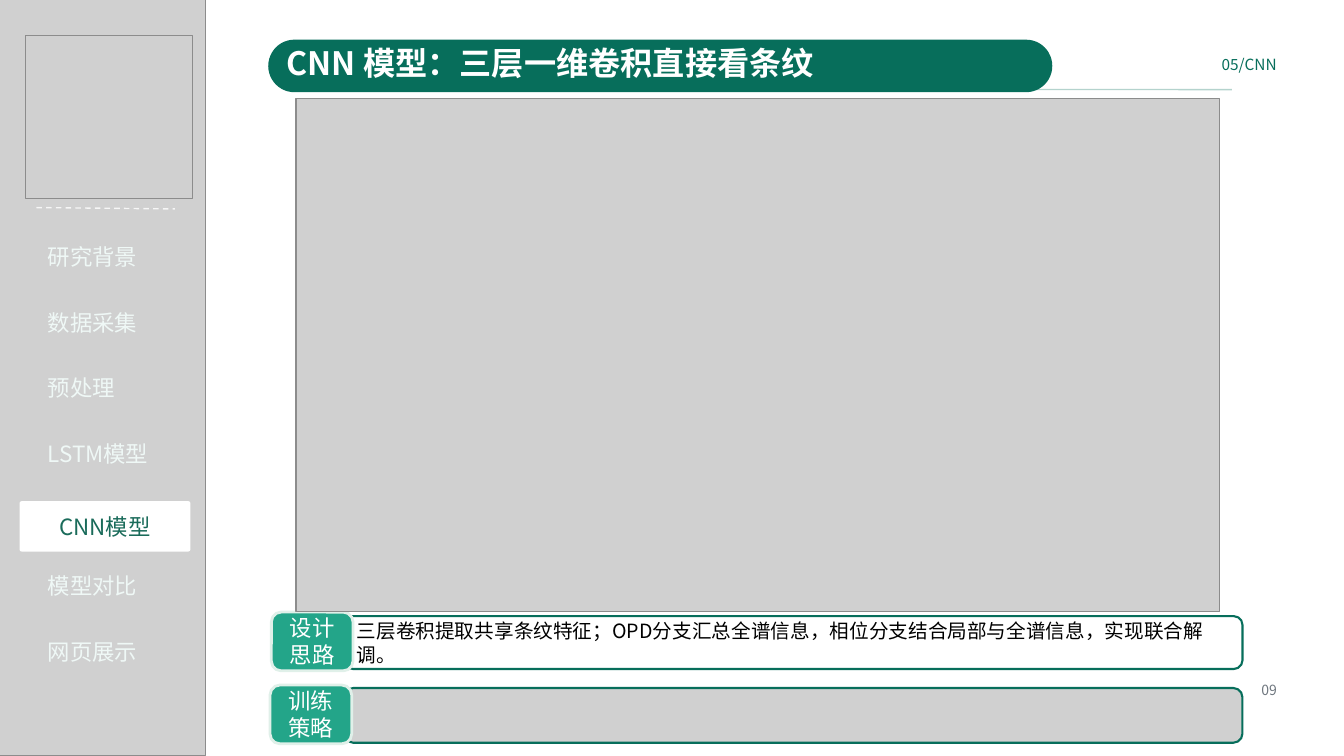
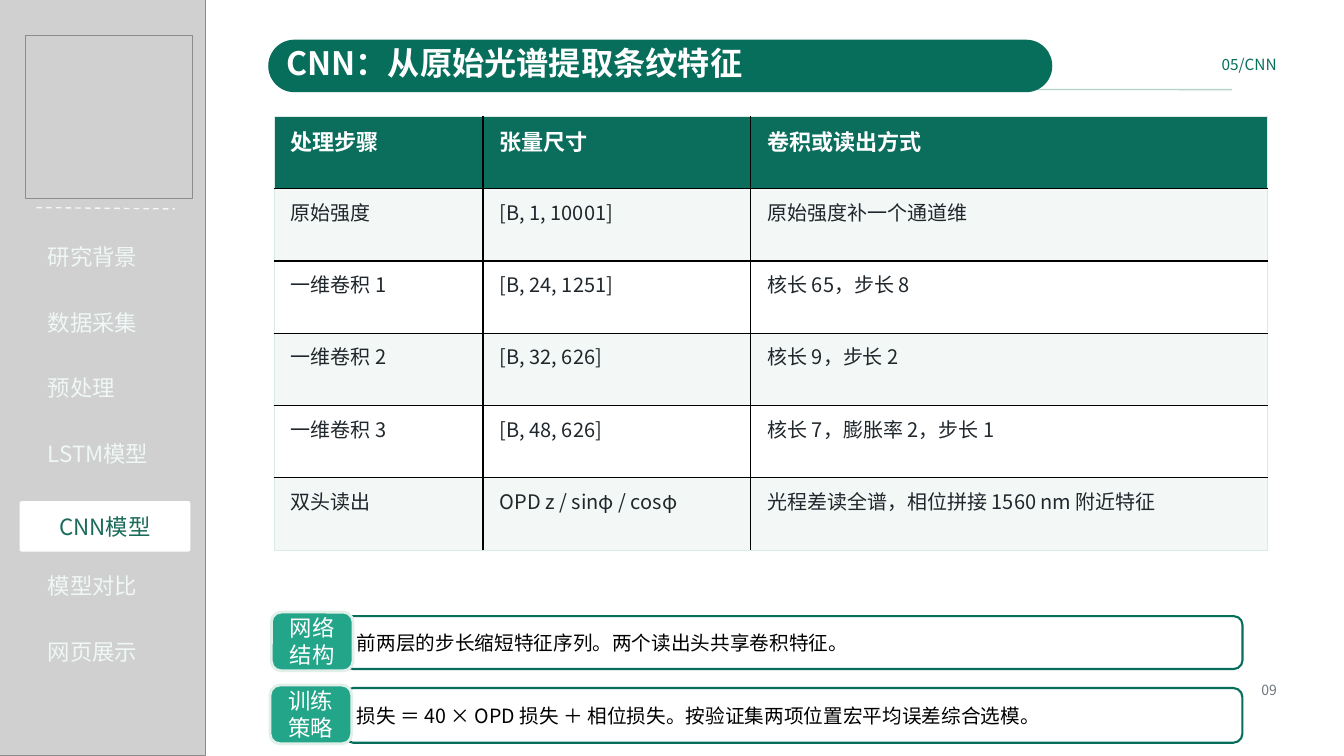
Before and after one commit to Kyson001/intelligent-demodulation-of-spectral-interference-signalsls, a slide deck: slide 9 of presentations/2.0.pptx. Drawn at 1344x756 pixels with LibreOffice and Linux fonts; fonts in the diff are those of the drawing; grey boxes stand for pictures. Boxes give left, top, right and bottom in pixels: in the first picture for what was removed or moved away, otherwise in the second. Text is boxed around its words. In the diff, an @@ line names an element or a change of style, - is before the commit and + after.

```diff
--- a/presentations/2.0.pptx
+++ b/presentations/2.0.pptx
@@ text at bbox=[286, 47, 742, 78]: text changed @@
-CNN 模型：三层一维卷积直接看条纹
+CNN：从原始光谱提取条纹特征
@@ table added at bbox=[274, 117, 1267, 551], 6 rows, 3 columns @@
+处理步骤 | 张量尺寸 | 卷积或读出方式
+原始强度 | [B, 1, 10001] | 原始强度补一个通道维
+一维卷积 1 | [B, 24, 1251] | 核长 65，步长 8
+一维卷积 2 | [B, 32, 626] | 核长 9，步长 2
+一维卷积 3 | [B, 48, 626] | 核长 7，膨胀率 2，步长 1
+双头读出 | OPD z / sinφ / cosφ | 光程差读全谱，相位拼接 1560 nm 附近特征
@@ picture removed at bbox=[296, 99, 1221, 612] @@
@@ text removed at bbox=[274, 619, 982, 663] @@
-关键改动：把 OPD 损失权重从 1 提到 100（α = 100）——测距是主任务，相位只是辅助约束。
-否则网络会把精力平均摊在两条支路上，测距精度上不去。
@@ text in rounded rectangle at bbox=[290, 617, 335, 665]: text changed @@
-设计思路
+网络结构
@@ text in rounded rectangle at bbox=[357, 633, 848, 652]: text changed @@
-三层卷积提取共享条纹特征；OPD分支汇总全谱信息，相位分支结合局部与全谱信息，实现联合解调。
+前两层的步长缩短特征序列。两个读出头共享卷积特征。
@@ picture removed at bbox=[345, 689, 1243, 743] @@
@@ rounded rectangle added at bbox=[345, 689, 1243, 743], fill #FFFFFF, outline #076E5B 1.5 pt, 14 pt, text #000000 @@
+损失 ＝ 40 × OPD 损失 ＋ 相位损失。按验证集两项位置宏平均误差综合选模。
```
Also in this commit, not shown: 13 other slides changed, 18 other files.
